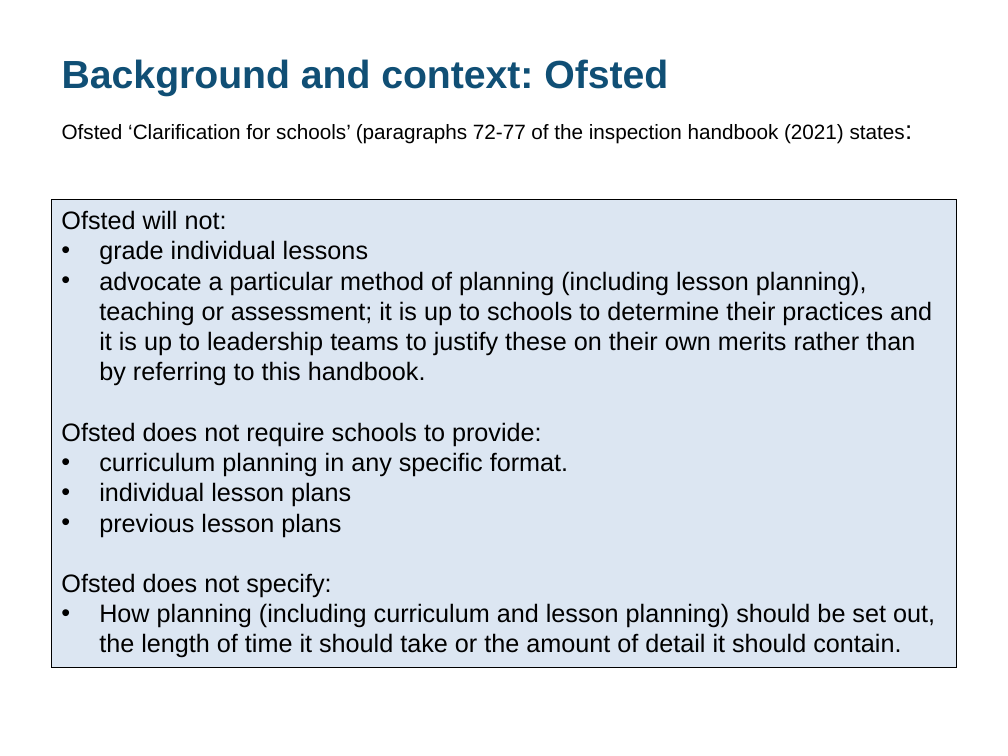
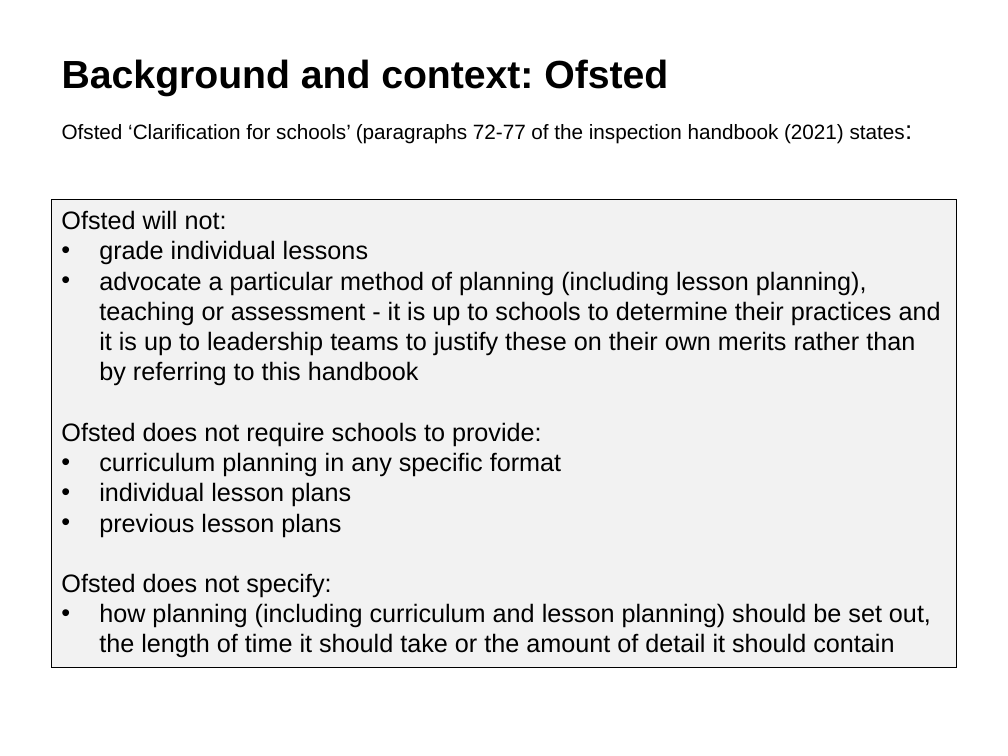
Before and after one commit to DFE-Digital/improve-workload-and-wellbeing-for-school-staff, a slide deck: slide 4 of content/assets/files/Review and streamline lesson planning.odp. Drawn at 1008x756 pixels with LibreOffice and Linux fonts; fonts in the diff are those of the drawing. Boxes give left, top, right and bottom in pixels: in the first picture for what was removed or moved away, otherwise in the second. Text is boxed around its words. In the diff, an @@ line names an element or a change of style, - is before the commit and + after.

```diff
--- a/content/assets/files/Review and streamline lesson planning.odp
+++ b/content/assets/files/Review and streamline lesson planning.odp
@@ title "Background and context: Ofsted" at [62,59,668,96]: text colour #104F75 to #000000 @@
@@ rectangle "Ofsted will not:" at [51,200,957,667]: fill #DCE6F2 to #F2F2F2 @@
@@ text in rectangle at [99,271,941,386]: text changed @@
-• advocate a particular method of planning (including lesson planning), teaching or assessment; it is up to schools to determine their practices and it is up to leadership teams to justify these on their own merits rather than by referring to this handbook.
+• advocate a particular method of planning (including lesson planning), teaching or assessment - it is up to schools to determine their practices and it is up to leadership teams to justify these on their own merits rather than by referring to this handbook
@@ text in rectangle at [99,452,561,477]: text changed @@
-• curriculum planning in any specific format.
+• curriculum planning in any specific format
@@ text in rectangle at [99,603,931,658]: text changed @@
-• How planning (including curriculum and lesson planning) should be set out, the length of time it should take or the amount of detail it should contain.
+• how planning (including curriculum and lesson planning) should be set out, the length of time it should take or the amount of detail it should contain
```
Also in this commit, not shown: 8 other slides changed, 33 other files.
